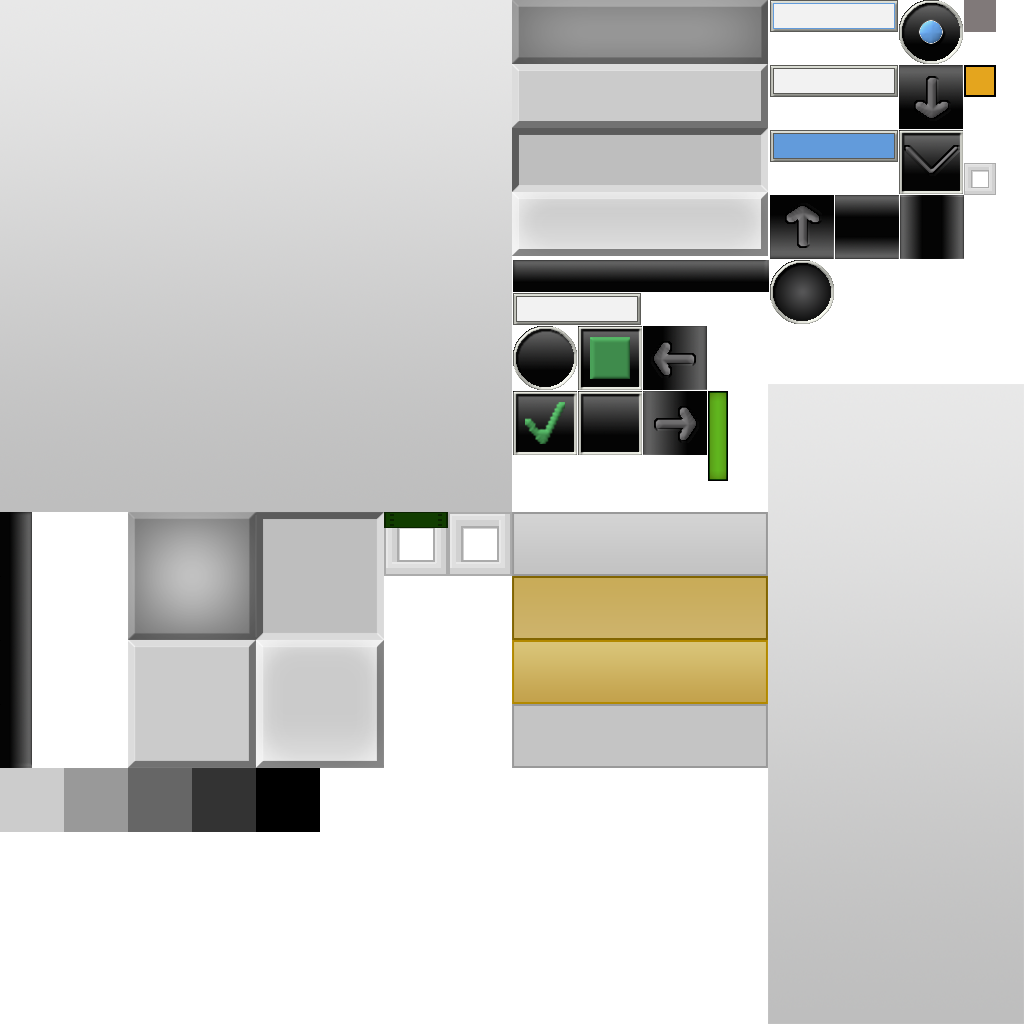
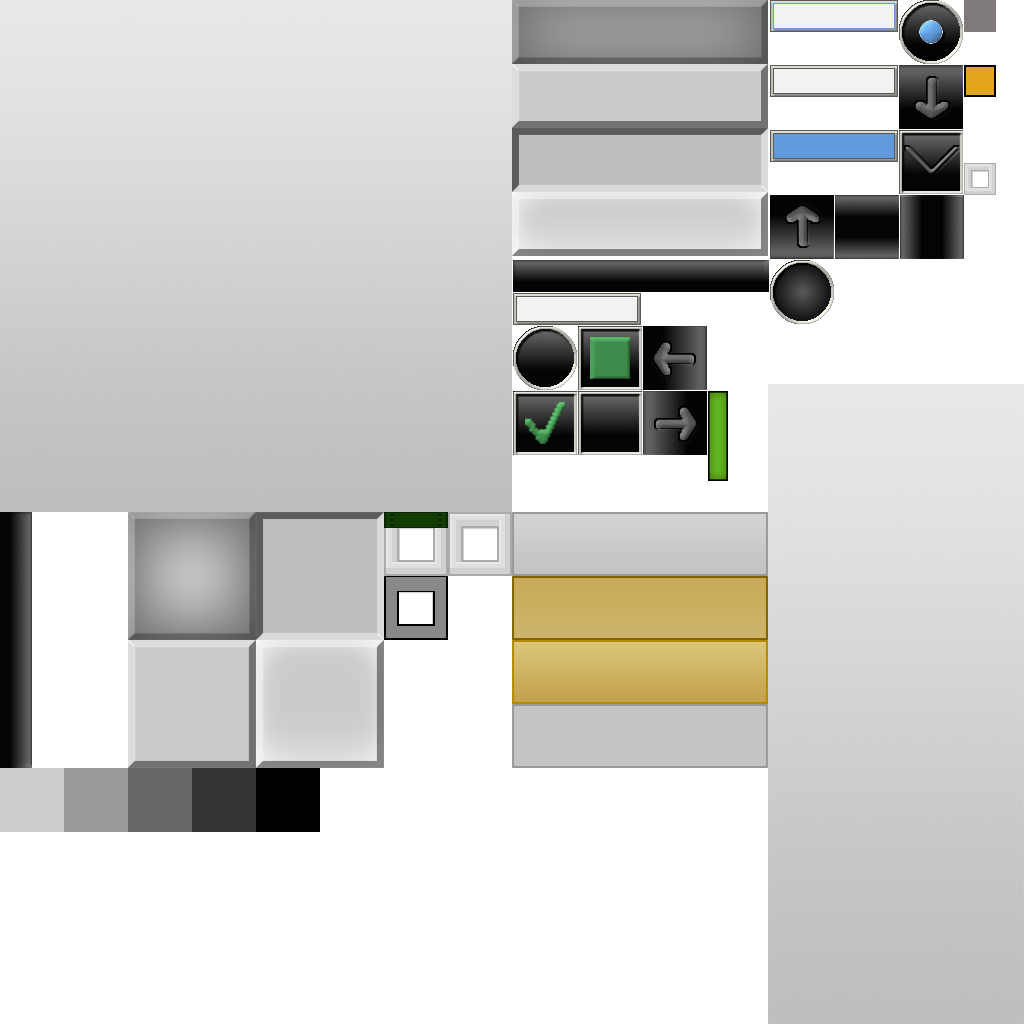
Before/after of a 1024×1024 layered artwork. What changed in the layer stack:
showed "Panel/Window borders alt2", painted on it over [384, 576, 448, 640]
